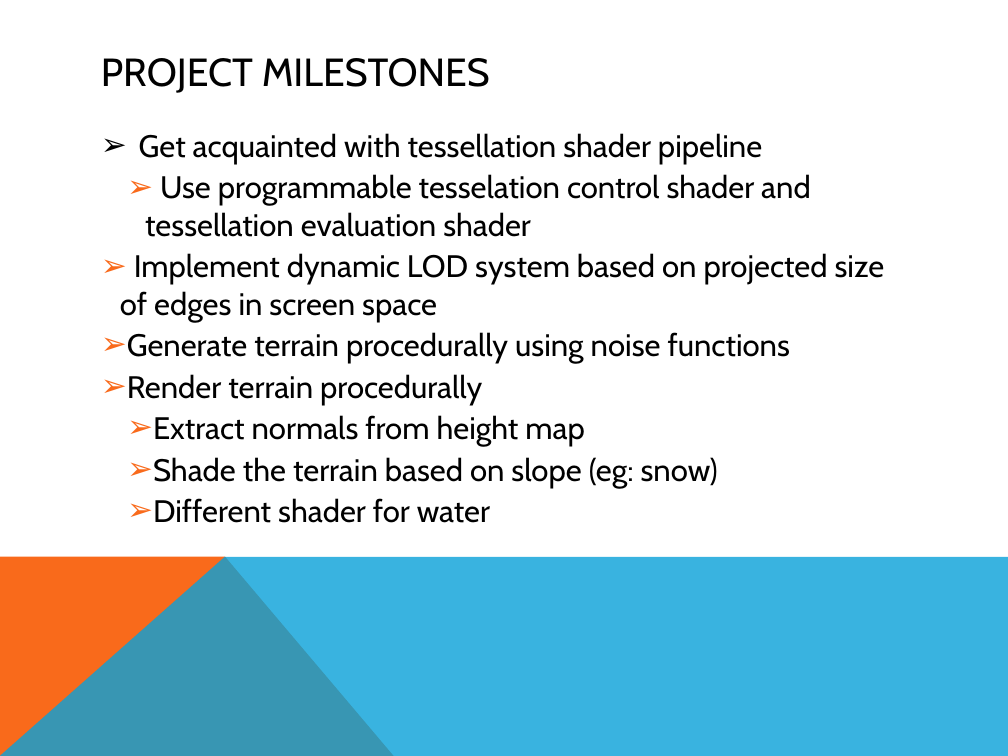
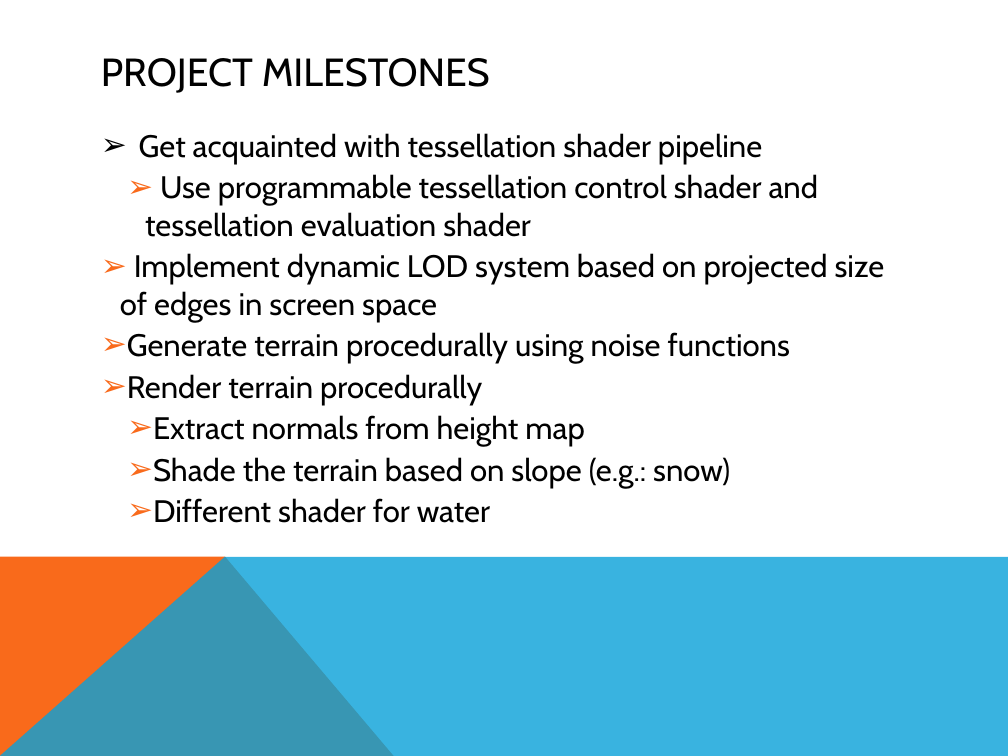
Before and after one commit to mchen15/Gaia, a slide deck: slide 3 of alpha results/alphaPresentation.pptx. Drawn at 1008x756 pixels with LibreOffice and Linux fonts; fonts in the diff are those of the drawing. Boxes give left, top, right and bottom in pixels: in the first picture for what was removed or moved away, otherwise in the second. Text is boxed around its words. In the diff, an @@ line names an element or a change of style, - is before the commit and + after.

Commit message:
updated slides

```diff
--- a/alpha results/alphaPresentation.pptx
+++ b/alpha results/alphaPresentation.pptx
@@ text at <box>145,174,819,237</box>: text changed @@
-    ➢ Use programmable tesselation control shader and tessellation evaluation shader
+    ➢ Use programmable tessellation control shader and tessellation evaluation shader
@@ text at <box>153,457,730,488</box>: text changed @@
-    ➢ Shade the terrain based on slope (eg: snow)
+    ➢ Shade the terrain based on slope (e.g.: snow)
```
Also in this commit, not shown: 1 other slide changed.
